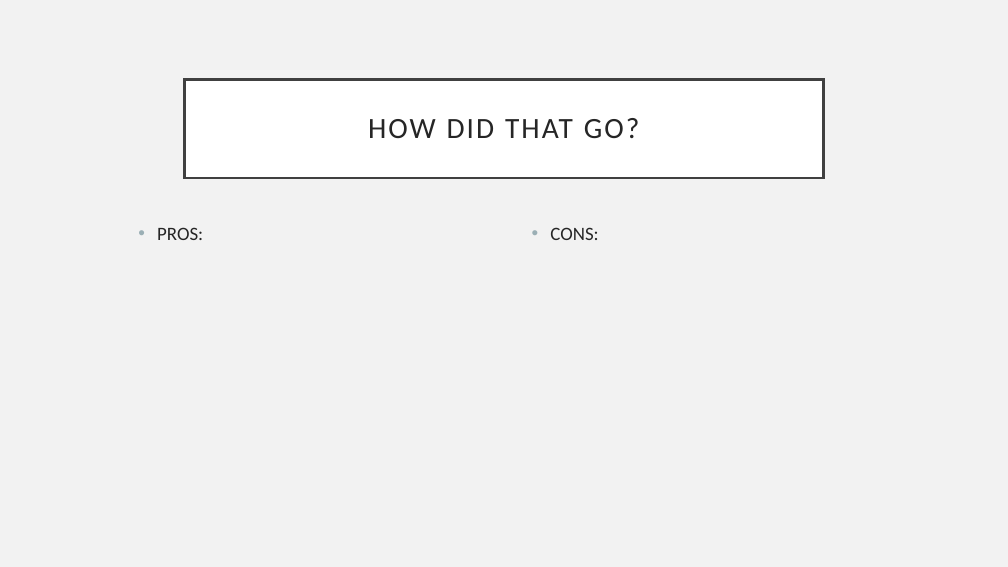
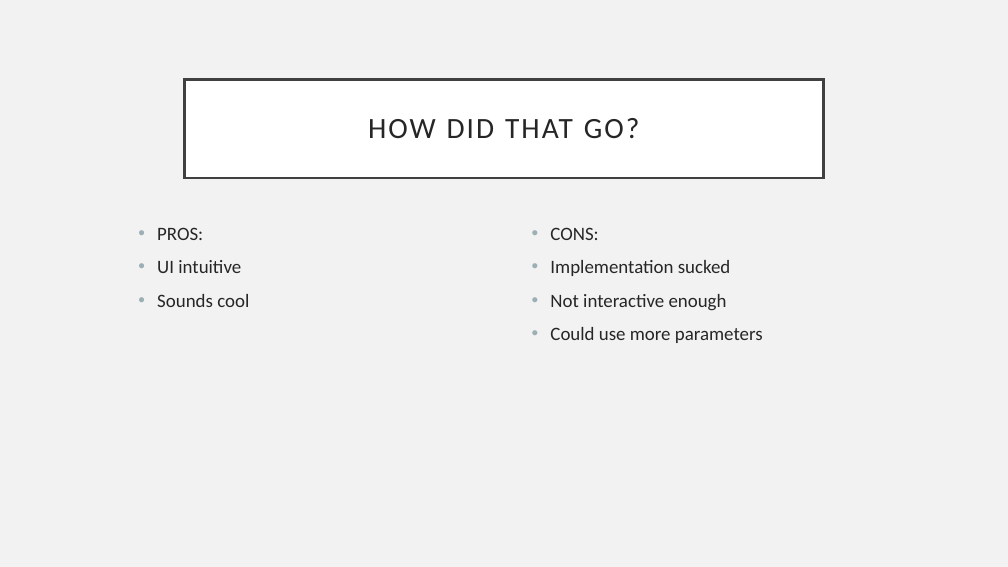
Before and after one commit to ZCFischthal/sc, a slide deck: slide 3 of Presentation/SC_Birb_Presentation.pptx. Drawn at 1008x567 pixels with LibreOffice and Linux fonts; fonts in the diff are those of the drawing. Boxes give left, top, right and bottom in pixels: in the first picture for what was removed or moved away, otherwise in the second. Text is boxed around its words. In the diff, an @@ line names an element or a change of style, - is before the commit and + after.

```diff
--- a/Presentation/SC_Birb_Presentation.pptx
+++ b/Presentation/SC_Birb_Presentation.pptx
@@ text at box(157, 260, 249, 307): paragraphs added @@
+• UI intuitive
+• Sounds cool
@@ text at box(550, 260, 763, 343): paragraphs added @@
+• Implementation sucked
+• Not interactive enough
+• Could use more parameters
```
Also in this commit, not shown: 3 other files.
